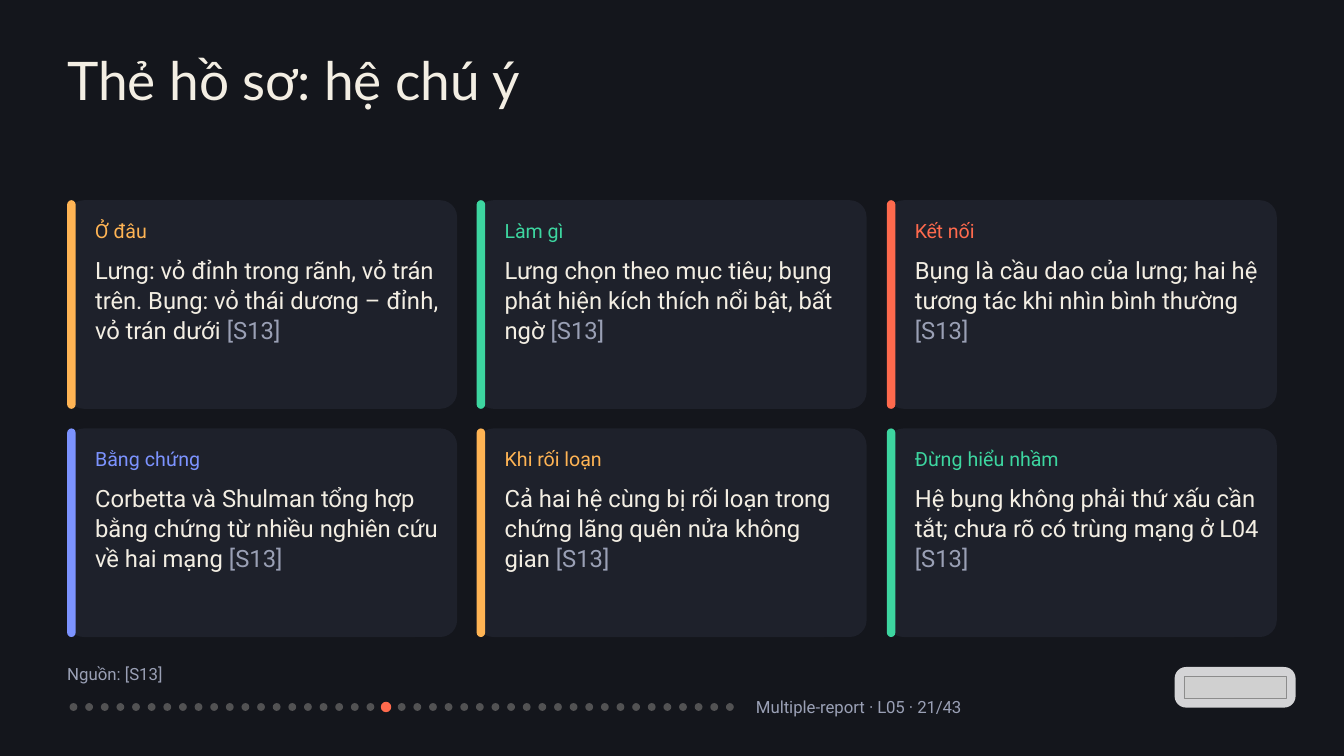
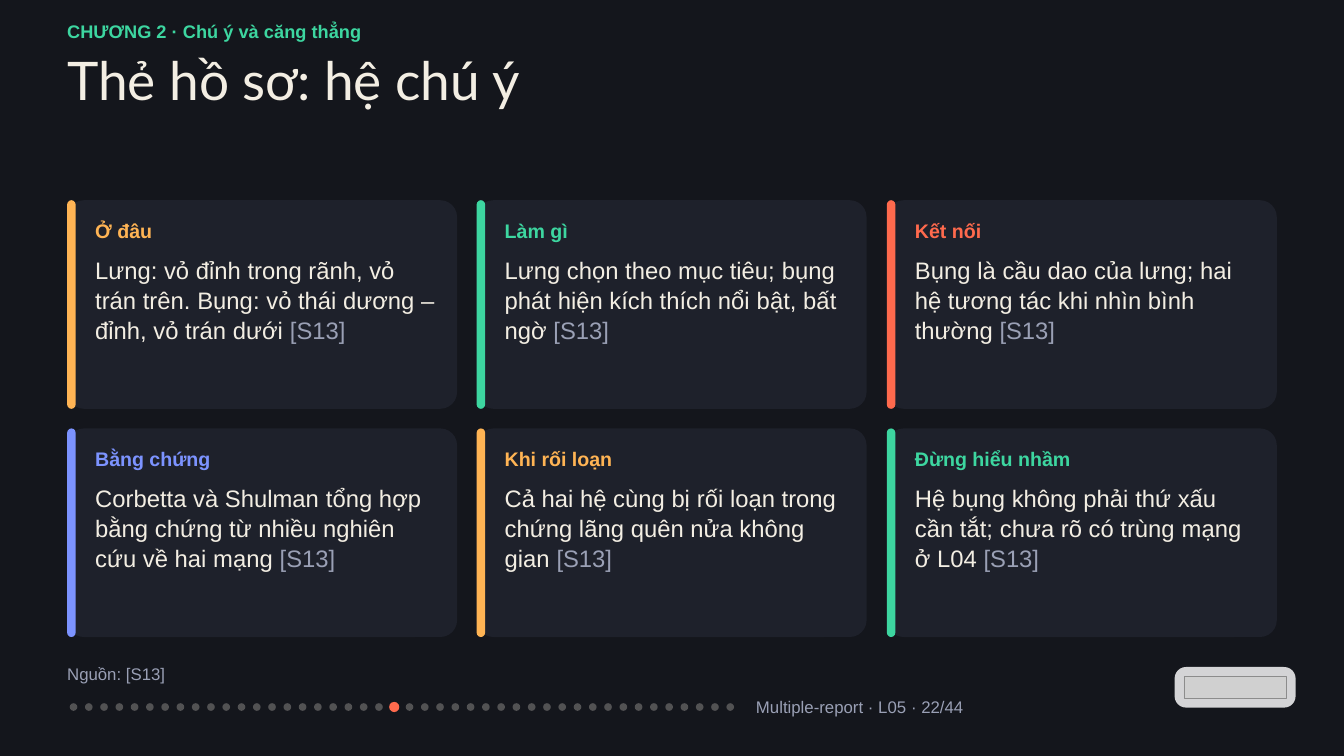
Before and after one commit to vohoailinh90/Multiple-report, a slide deck: slide 22 of lessons/L05/L05.pptx (slide 21 before the commit). Drawn at 1344x756 pixels with LibreOffice and Linux fonts; fonts in the diff are those of the drawing; grey boxes stand for pictures. Boxes give left, top, right and bottom in pixels: in the first picture for what was removed or moved away, otherwise in the second. Text is boxed around its words. In the diff, an @@ line names an element or a change of style, - is before the commit and + after.

```diff
--- a/lessons/L05/L05.pptx
+++ b/lessons/L05/L05.pptx
@@ text added at box(67, 24, 362, 42), 19.5 pt, text #3DD6A0, bold @@
+CHƯƠNG 2 · Chú ý và căng thẳng
@@ text "Ở đâu" at box(95, 222, 152, 238): font Roboto to Arial, bold on; letter spacing 0 to 0.1 pt in "Ở"; letter spacing 0.1 to 0 pt in "đâu" @@
@@ text "Làm gì" at box(505, 223, 567, 242): font Roboto to Arial, bold on; letter spacing -0.1 to 0 pt in "Làm" @@
@@ text "Kết nối" at box(915, 223, 981, 238): font Roboto to Arial, bold on; letter spacing -0.3 to 0 pt in "Kết" @@
@@ text "Lưng: vỏ đỉnh trong rãnh, ..." at box(95, 261, 414, 344): font Roboto to Arial; letter spacing 0.1 to 0 pt in "Lưng: đỉnh, dưới"; letter spacing -0.2 to 0 pt in "vỏ trong rãnh, vỏ trán trên. vỏ ..."; letter spacing 0.2 to 0 pt in "đỉnh"; letter spacing 0 to -0.1 pt in "[S13]" @@
@@ text "Lưng chọn theo mục tiêu; ..." at box(505, 261, 836, 344): font Roboto to Arial; letter spacing 0.1 to 0 pt in "Lưng"; letter spacing -0.1 to 0 pt in "phát bật, bất ngờ"; letter spacing 0 to -0.1 pt in "[S13]" @@
@@ text "Bụng là cầu dao của ..." at box(915, 260, 1232, 344): font Roboto to Arial; letter spacing 0.2 to 0 pt in "lưng;"; letter spacing -0.1 to 0 pt in "tác"; letter spacing 0 to -0.1 pt in "[S13]" @@
@@ text "Bằng chứng" at box(95, 451, 210, 470): font Roboto to Arial, bold on; letter spacing 0.1 to 0 pt in "chứng" @@
@@ text "Khi rối loạn" at box(505, 451, 612, 470): font Roboto to Arial, bold on; letter spacing -0.1 to 0 pt in "rối" @@
@@ text "Đừng hiểu nhầm" at box(915, 451, 1070, 470): font Roboto to Arial, bold on; letter spacing 0.2 to 0 pt in "Đừng" @@
@@ text "Corbetta và Shulman tổng hợp ..." at box(95, 488, 421, 572): font Roboto to Arial; letter spacing -0.1 to 0 pt in "Corbetta tổng bằng"; letter spacing -0.2 to 0 pt in "và về"; letter spacing 0.2 to 0 pt in "chứng cứu"; letter spacing 0 to -0.1 pt in "[S13]" @@
@@ text "Cả hai hệ cùng bị ..." at box(505, 488, 836, 572): font Roboto to Arial; letter spacing -0.1 to 0 pt in "hệ"; letter spacing -0.2 to 0 pt in "rối trong"; letter spacing 0.2 to 0 pt in "chứng"; letter spacing 0.1 to 0 pt in "nửa"; letter spacing 0 to -0.1 pt in "[S13]" @@
@@ text "Hệ bụng không phải thứ ..." at box(915, 488, 1242, 572): font Roboto to Arial; letter spacing -0.2 to 0 pt in "xấu tắt;"; letter spacing 0.1 to 0 pt in "chưa"; letter spacing -0.3 to 0 pt in "rõ"; letter spacing -0.4 to 0 pt in "L04"; letter spacing 0 to -0.1 pt in "[S13]" @@
@@ text "Nguồn: [S13]" at box(67, 667, 165, 684): font Roboto to Arial @@
@@ 11 ellipses: place and size @@
-11 ellipses at box(210, 703, 374, 711)
+11 ellipses at box(207, 703, 368, 710)
@@ ellipse added at box(375, 703, 382, 710), fill #F3EEE3 at 28% opacity @@
@@ 3 ellipses: place and size @@
-3 ellipses at box(381, 702, 421, 712)
+3 ellipses at box(389, 702, 428, 712)
@@ 11 ellipses: place and size @@
-11 ellipses at box(429, 703, 593, 711)
+11 ellipses at box(436, 703, 596, 710)
@@ text at box(756, 701, 963, 717): text changed; font Roboto to Arial @@
-Multiple-report · L05 · 21/43
+Multiple-report · L05 · 22/44
```
Also in this commit, not shown: 42 other slides changed, 1 slide added, 1 other file.
